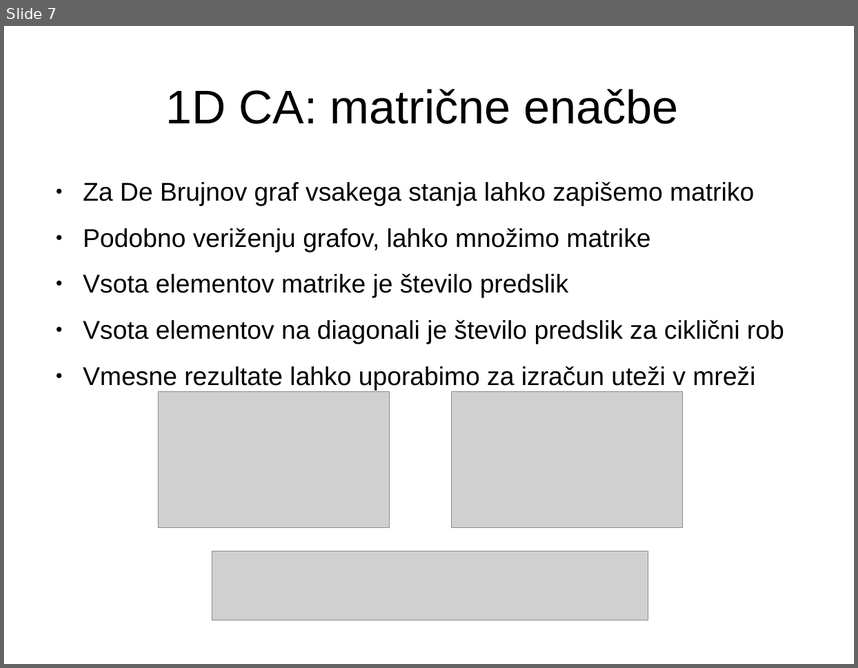
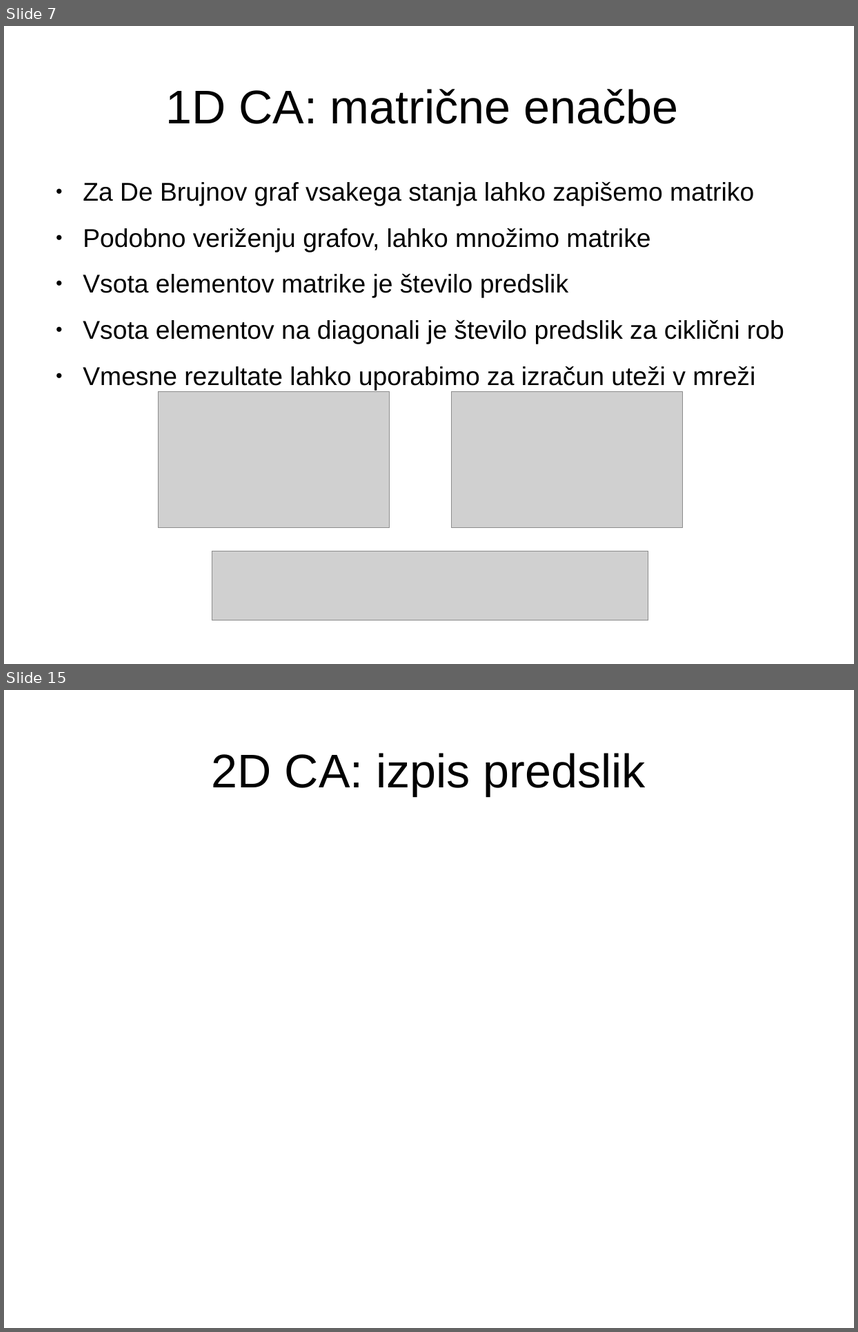
Before and after one commit to jeras/fri-latex-templates, a slide deck: predstavitev/predstavitev.odp. Shown one above the other, each under a label of ours: slide 7 before the commit, slides 7 and 15 after it; the slides between them are not shown. The pictures are 858x668 and 858x1332 pixels, drawn with LibreOffice and Linux fonts; fonts in the diff are those of the drawing; grey boxes stand for pictures. Boxes give left, top, right and bottom in pixels: in the first picture for what was removed or moved away, otherwise in the second. Text is boxed around its words. In the diff, an @@ line names an element or a change of style, - is before the commit and + after.

```diff
--- a/predstavitev/predstavitev.odp
+++ b/predstavitev/predstavitev.odp
@@ slide 15 added at bbox=[4, 690, 854, 1328], background #FFFFFF @@
@@ title added at bbox=[212, 753, 646, 796], 44 pt, text #000000 @@
+2D CA: izpis predslik
```
Also in this commit, not shown: 7 other slides added.
